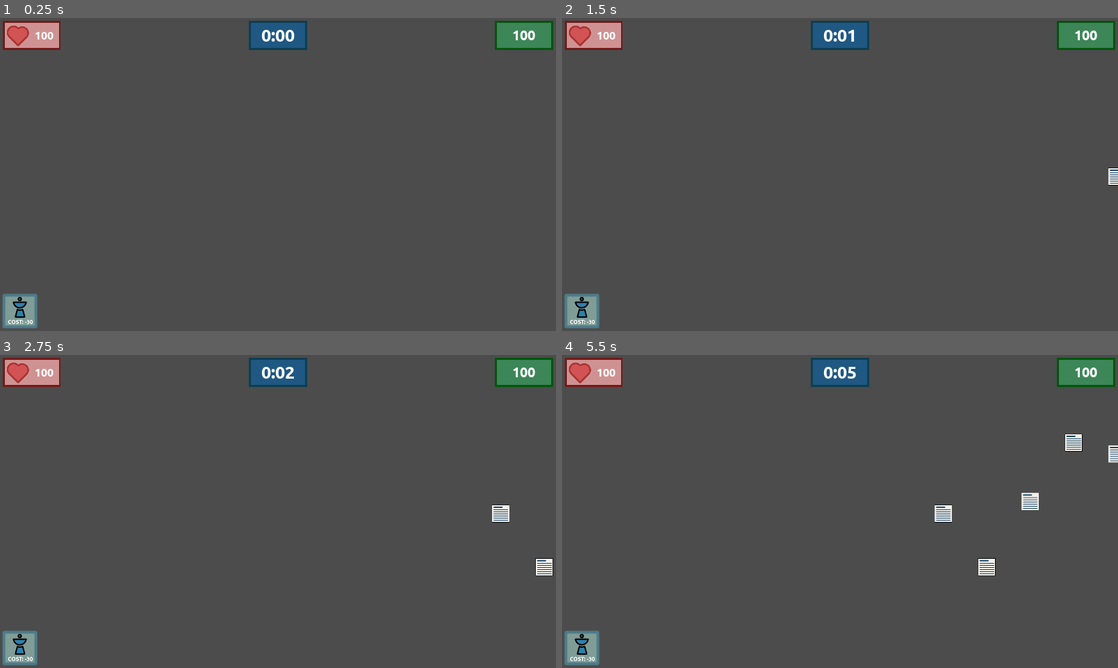
Above: before the commit, frames 1-4 (two rows, left to right).
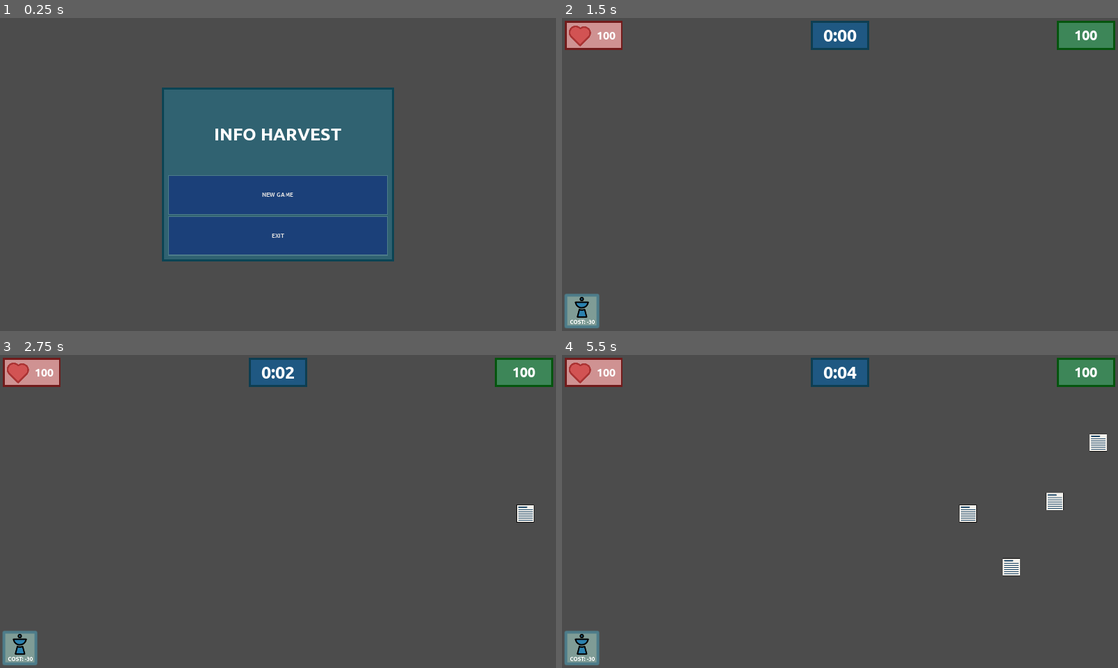
Above: after the commit, the same moments.

Repository: moisesjbc/info-harvest
Game: Godot game, scene res://menus/main_menu/main_menu.tscn
The game is run twice, just before and just after one commit, with the same random seed, the same clock (stepped at 60 frames per second) and the same inputs. Before the commit the project starts from res://gameplay/main/main.tscn.
Inputs (mouse positions are in pixels of both pictures, inside the frame that each line leads up to):
- Up to frame 1 (0.25 s): no input
- Up to frame 2 (1.5 s): click (840, 196) at 0.5 s, where only the run after the commit has a clickable "NEW GAME"; click "COST: -30" at 1.25 s
- Up to frame 3 (2.75 s): click "COST: -30" at 2 s
- Up to frame 4 (5.5 s): click "COST: -30" at 2.75 s; move the mouse to (962, 495) at 3.52 s; click (962, 495) at 3.67 s; move the mouse to (728, 527) at 4.27 s; click (728, 527) at 4.42 s; move the mouse to (895, 442) at 5.02 s; click (895, 442) at 5.17 s

The runs differ from the first frame. In frame 1, 27% of the frame differs, in the area x 0-100%, y 0-100%; in frame 2, 0.1%; in frame 3, 0.6%; in frame 4, 1.6%.

Commit message:
Add main menu

Diff:
--- /dev/null
+++ b/godot-project/menus/main_menu/main_menu.gd
@@ -0,0 +1,13 @@
+extends Control
+
+
+func _ready():
+	$center_container/panel/margin_container2/vbox_container/buttons_container/exit_button.visible = (OS.get_name() != "HTML5")
+
+
+func _on_play_button_pressed():
+	get_tree().change_scene("res://gameplay/main/main.tscn")
+
+
+func _on_exit_button_pressed():
+	get_tree().quit()
--- /dev/null
+++ b/godot-project/menus/main_menu/main_menu.tscn
@@ -0,0 +1,77 @@
+[gd_scene load_steps=6 format=2]
+
+[ext_resource path="res://gui/panel/panel.tscn" type="PackedScene" id=1]
+[ext_resource path="res://fonts/Ubuntu-B.ttf" type="DynamicFontData" id=2]
+[ext_resource path="res://gui/button/button.tscn" type="PackedScene" id=3]
+[ext_resource path="res://menus/main_menu/main_menu.gd" type="Script" id=4]
+
+[sub_resource type="DynamicFont" id=1]
+size = 60
+font_data = ExtResource( 2 )
+
+[node name="main_menu" type="Control"]
+anchor_right = 1.0
+anchor_bottom = 1.0
+script = ExtResource( 4 )
+
+[node name="center_container" type="CenterContainer" parent="."]
+anchor_right = 1.0
+anchor_bottom = 1.0
+
+[node name="panel" parent="center_container" instance=ExtResource( 1 )]
+margin_left = 560.0
+margin_top = 240.0
+margin_right = 1360.0
+margin_bottom = 840.0
+rect_min_size = Vector2( 800, 600 )
+
+[node name="margin_container2" type="MarginContainer" parent="center_container/panel"]
+anchor_right = 1.0
+anchor_bottom = 1.0
+custom_constants/margin_right = 20
+custom_constants/margin_top = 20
+custom_constants/margin_left = 20
+custom_constants/margin_bottom = 20
+
+[node name="vbox_container" type="VBoxContainer" parent="center_container/panel/margin_container2"]
+margin_left = 20.0
+margin_top = 20.0
+margin_right = 780.0
+margin_bottom = 580.0
+
+[node name="title" type="Label" parent="center_container/panel/margin_container2/vbox_container"]
+margin_top = 105.0
+margin_right = 760.0
+margin_bottom = 173.0
+size_flags_horizontal = 3
+size_flags_vertical = 6
+custom_fonts/font = SubResource( 1 )
+text = "INFO HARVEST"
+align = 1
+valign = 1
+
+[node name="buttons_container" type="VBoxContainer" parent="center_container/panel/margin_container2/vbox_container"]
+margin_top = 282.0
+margin_right = 760.0
+margin_bottom = 560.0
+size_flags_horizontal = 3
+size_flags_vertical = 3
+
+[node name="play_button" parent="center_container/panel/margin_container2/vbox_container/buttons_container" instance=ExtResource( 3 )]
+margin_top = 0.0
+margin_right = 760.0
+margin_bottom = 137.0
+size_flags_horizontal = 3
+size_flags_vertical = 3
+text = "NEW GAME"
+
+[node name="exit_button" parent="center_container/panel/margin_container2/vbox_container/buttons_container" instance=ExtResource( 3 )]
+margin_top = 141.0
+margin_right = 760.0
+margin_bottom = 278.0
+size_flags_horizontal = 3
+size_flags_vertical = 3
+text = "EXIT"
+
+[connection signal="pressed" from="center_container/panel/margin_container2/vbox_container/buttons_container/play_button" to="." method="_on_play_button_pressed"]
+[connection signal="pressed" from="center_container/panel/margin_container2/vbox_container/buttons_container/exit_button" to="." method="_on_exit_button_pressed"]
--- a/godot-project/project.godot
+++ b/godot-project/project.godot
@@ -11,7 +11,7 @@
 [application]
 
 config/name="Info harvest"
-run/main_scene="res://gameplay/main/main.tscn"
+run/main_scene="res://menus/main_menu/main_menu.tscn"
 config/icon="res://icon.png"
 
 [display]
